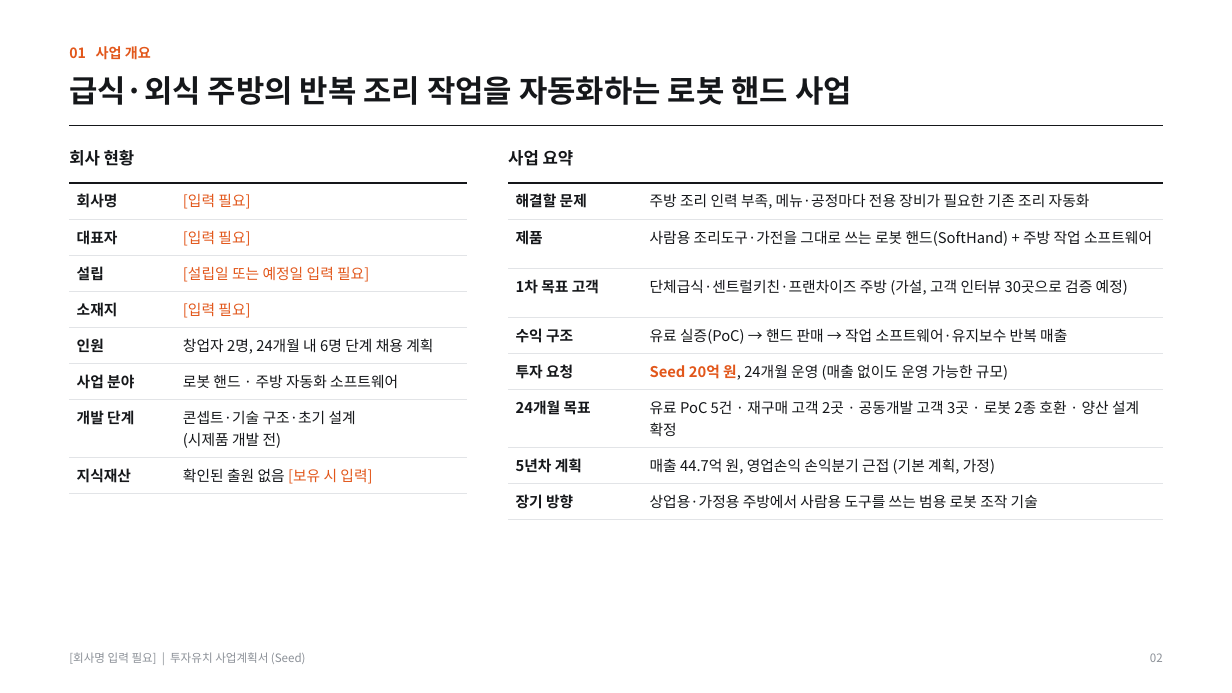
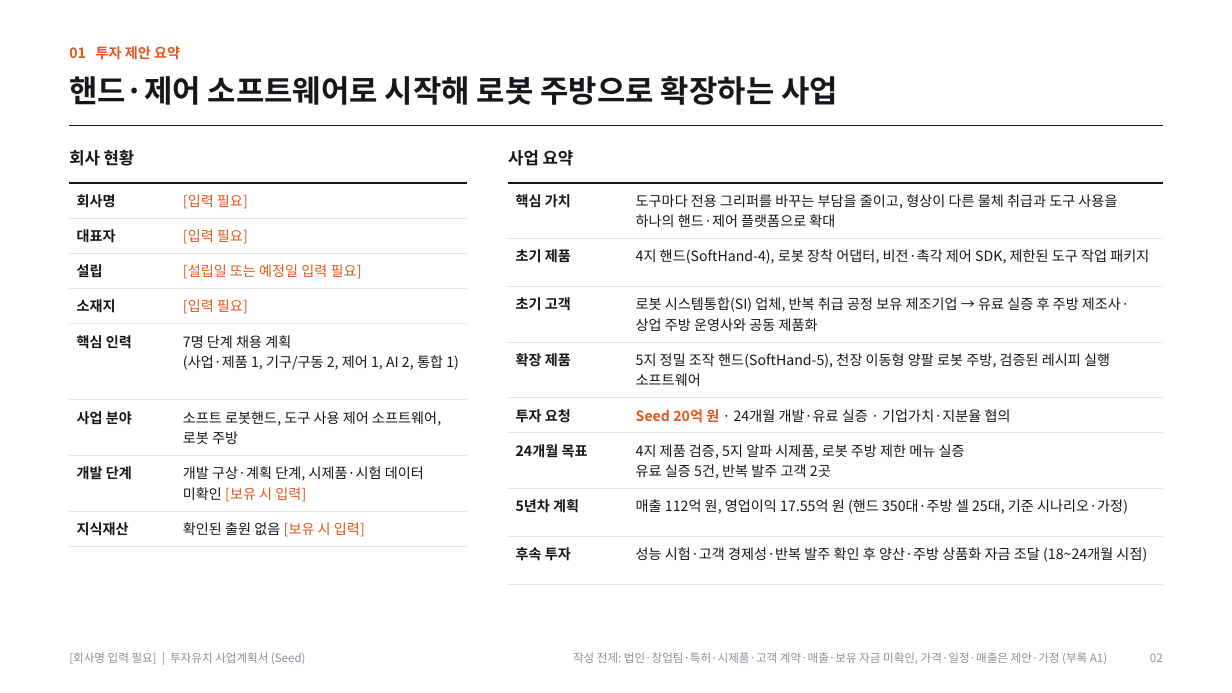
Before and after one commit to kimdonghyun2789-hash/D, a slide deck: slide 2 of SoftHand_Founding_Seed_IR_Deck_Final.pptx. Drawn at 1232x693 pixels with LibreOffice and Linux fonts; fonts in the diff are those of the drawing. Boxes give left, top, right and bottom in pixels: in the first picture for what was removed or moved away, otherwise in the second. Text is boxed around its words. In the diff, an @@ line names an element or a change of style, - is before the commit and + after.

```diff
--- a/SoftHand_Founding_Seed_IR_Deck_Final.pptx
+++ b/SoftHand_Founding_Seed_IR_Deck_Final.pptx
@@ text at (69, 46, 180, 60): text changed @@
-01 사업 개요
+01 투자 제안 요약
@@ text at (69, 76, 838, 105): text changed @@
-급식·외식 주방의 반복 조리 작업을 자동화하는 로봇 핸드 사업
+핸드·제어 소프트웨어로 시작해 로봇 주방으로 확장하는 사업
@@ table at (69, 183, 467, 546) @@
-row 5, column 1: 인원
+row 5, column 1: 핵심 인력
-row 5, column 2: 창업자 2명, 24개월 내 6명 단계 채용 계획
+row 5, column 2: 7명 단계 채용 계획 / (사업·제품 1, 기구/구동 2, 제어 1, AI 2, 통합 1)
-row 6, column 2: 로봇 핸드 · 주방 자동화 소프트웨어
+row 6, column 2: 소프트 로봇핸드, 도구 사용 제어 소프트웨어, 로봇 주방
-row 7, column 2: 콘셉트·기술 구조·초기 설계 / (시제품 개발 전)
+row 7, column 2: 개발 구상·계획 단계, 시제품·시험 데이터 미확인 [보유 시 입력]
@@ size 11.5 to 11 pt in "회사명", "[입력 필요]", "대표자", "[입력 필요]" and 8 more places @@
@@ table at (508, 183, 1163, 566) @@
-row 1, column 1: 해결할 문제
+row 1, column 1: 핵심 가치
-row 1, column 2: 주방 조리 인력 부족, 메뉴·공정마다 전용 장비가 필요한 기존 조리 자동화
+row 1, column 2: 도구마다 전용 그리퍼를 바꾸는 부담을 줄이고, 형상이 다른 물체 취급과 도구 사용을 하나의 핸드·제어 플랫폼으로 확대
-row 2, column 1: 제품
+row 2, column 1: 초기 제품
-row 2, column 2: 사람용 조리도구·가전을 그대로 쓰는 로봇 핸드(SoftHand) + 주방 작업 소프트웨어
+row 2, column 2: 4지 핸드(SoftHand-4), 로봇 장착 어댑터, 비전·촉각 제어 SDK, 제한된 도구 작업 패키지
-row 3, column 1: 1차 목표 고객
+row 3, column 1: 초기 고객
-row 3, column 2: 단체급식·센트럴키친·프랜차이즈 주방 (가설, 고객 인터뷰 30곳으로 검증 예정)
+row 3, column 2: 로봇 시스템통합(SI) 업체, 반복 취급 공정 보유 제조기업 → 유료 실증 후 주방 제조사·상업 주방 운영사와 공동 제품화
-row 4, column 1: 수익 구조
+row 4, column 1: 확장 제품
-row 4, column 2: 유료 실증(PoC) → 핸드 판매 → 작업 소프트웨어·유지보수 반복 매출
+row 4, column 2: 5지 정밀 조작 핸드(SoftHand-5), 천장 이동형 양팔 로봇 주방, 검증된 레시피 실행 소프트웨어
-row 5, column 2: Seed 20억 원, 24개월 운영 (매출 없이도 운영 가능한 규모)
+row 5, column 2: Seed 20억 원 · 24개월 개발·유료 실증 · 기업가치·지분율 협의
-row 6, column 2: 유료 PoC 5건 · 재구매 고객 2곳 · 공동개발 고객 3곳 · 로봇 2종 호환 · 양산 설계 확정
+row 6, column 2: 4지 제품 검증, 5지 알파 시제품, 로봇 주방 제한 메뉴 실증 / 유료 실증 5건, 반복 발주 고객 2곳
-row 7, column 2: 매출 44.7억 원, 영업손익 손익분기 근접 (기본 계획, 가정)
+row 7, column 2: 매출 112억 원, 영업이익 17.55억 원 (핸드 350대·주방 셀 25대, 기준 시나리오·가정)
-row 8, column 1: 장기 방향
+row 8, column 1: 후속 투자
-row 8, column 2: 상업용·가정용 주방에서 사람용 도구를 쓰는 범용 로봇 조작 기술
+row 8, column 2: 성능 시험·고객 경제성·반복 발주 확인 후 양산·주방 상품화 자금 조달 (18~24개월 시점)
@@ size 11.5 to 11 pt in "투자 요청", "24개월 목표", "5년차 계획" @@
@@ text added at (573, 652, 1107, 664), 9 pt, text #8C9198 @@
+작성 전제: 법인·창업팀·특허·시제품·고객 계약·매출·보유 자금 미확인, 가격·일정·매출은 제안·가정 (부록 A1)
```
Also in this commit, not shown: 17 other slides changed, 15 slides added, 14 slides removed, 17 other files.
